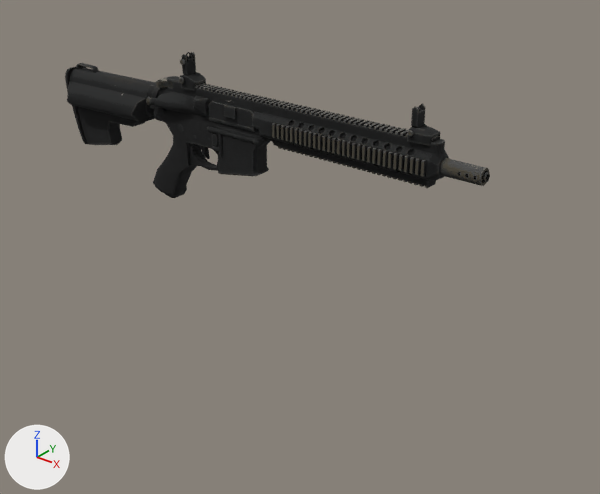
Renders of the glTF model public/assets/weapons/retro_rifle_arms.glb from each side of a commit.
One viewpoint serves both versions: a 50 mm lens placed at (103.5, -93.0, 54.2), pointed at (14.7, 17.9, -14.6). Arrows for +X, +Y and +Z are at lower left; the lights stay in place. The first picture is the older version. Where no turn or scale is listed for an object, it has been applied to the vertices. Vertices at exactly the same position are counted once.

Before the edit, the objects in view are built like this:
```python
ob_chargehandle_mesh = bpy.data.objects.new('ChargeHandle_Mesh', me_cube_005)
ob_chargehandle_mesh.location = (0.5, -1.6, -0.2)
ob_ejectioncover_mesh = bpy.data.objects.new('EjectionCover_Mesh', me_cube_003)
ob_ejectioncover_mesh.location = (0.5, -1.6, -0.2)
ob_fps_arms_mesh = bpy.data.objects.new('FPS_Arms_Mesh', me_circle_002)
ob_fps_arms_mesh.location = (0.0, 0.0, 0.0)
ob_fps_arms_mesh.rotation_euler = (0.0, 0.0, -1.571)  # degrees (0, 0, -90)
ob_fps_arms_mesh.scale = (0.01, 0.01, 0.01)
ob_main_mesh = bpy.data.objects.new('Main_Mesh', me_cube_013)
ob_main_mesh.location = (0.5, -1.6, -0.2)
ob_sights_mesh = bpy.data.objects.new('Sights_Mesh', me_cube_004)
ob_sights_mesh.location = (0.5, -1.6, -0.2)
ob_trigger_mesh = bpy.data.objects.new('Trigger_Mesh', me_cube_006)
ob_trigger_mesh.location = (0.5, -1.6, -0.2)
```
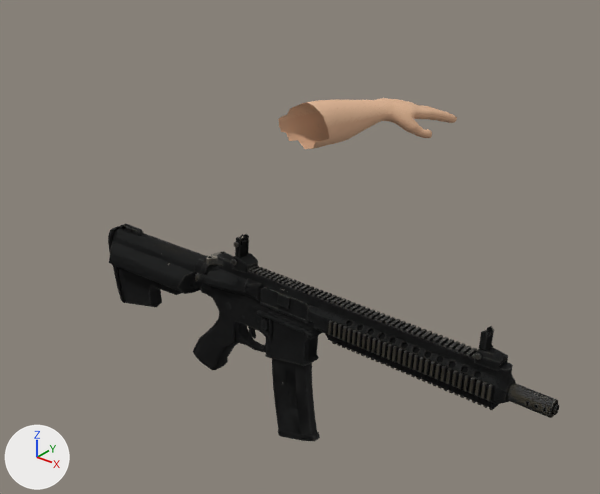
Where the change shows, as pixel boxes (x1, y1, x2, y2) in the pictures (600 x 494 px):
'ChargeHandle_Mesh', reshaped, moved, turned
    before: (156, 77, 173, 88)
    after: (108, 224, 559, 441)
'Main_Mesh', moved, turned (not visible afterwards)
    before: (65, 63, 490, 198)
'FPS_Arms_Mesh', rescaled (not visible before)
    after: (278, 98, 457, 149)
'Sights_Mesh', moved, turned (not visible afterwards)
    before: (179, 52, 440, 146)
'Magazine_Mesh', added
    after: (272, 359, 319, 440)
'EjectionCover_Mesh', moved, turned (not visible afterwards)
    before: (208, 101, 255, 132)
'Trigger_Mesh', moved, turned (not visible afterwards)
    before: (201, 146, 210, 159)
part 1 of me_cube_005, added
    after: (108, 224, 559, 441)

Patch to the scene script:
```diff
--- a/public/assets/weapons/retro_rifle_arms.glb.py
+++ b/public/assets/weapons/retro_rifle_arms.glb.py
@@ mat_rifle_01_mi_001 @@
+mat_rifle_01_mi_001 = principled_material('Rifle_01_MI.001')
+mat_rifle_01_mi_001.texture = img_rifle_01_albedo
+mat_rifle_01_mi_001.roughness = 1.0
@@ me_cube_005 @@
 # used by ob_chargehandle_mesh; location = (0.5, -1.6, -0.2)
-me_cube_005.from_pydata(...)  # 90 vertices, 180 faces; spans x 1.1..14.54, y -2.09..2.09, z 18.77..19.8
+me_cube_005.from_pydata(...)  # 4293 vertices, 7465 faces; spans x -22.96..60.02, y -3.98..3.98, z -7.01..24.93
+# me_cube_005 part 1: 4203 vertices added at x -22.96..60.02, y -3.98..3.98, z -7.01..24.93
 me_cube_005.materials.append(mat_rifle_01_mi)
@@ me_cube_019 @@
+me_cube_019.from_pydata(...)  # 151 vertices, 292 faces; spans x 14.8..24.4, y -1.7..2.2, z -7.0..14.6
+me_cube_019.materials.append(mat_rifle_01_mi_001)  # picture img_rifle_01_albedo
@@ ob_fps_arms_mesh @@
 ob_fps_arms_mesh.rotation_euler = (0.0, 0.0, -1.571)  # degrees (0, 0, -90)
-ob_fps_arms_mesh.scale = (0.01, 0.01, 0.01)
@@ ob_chargehandle_mesh @@
 ob_chargehandle_mesh = bpy.data.objects.new('ChargeHandle_Mesh', me_cube_005)
-ob_chargehandle_mesh.location = (0.5, -1.6, -0.2)
+ob_chargehandle_mesh.location = (15.8, -9.0, -25.3)
+ob_chargehandle_mesh.rotation_euler = (-0.0847, 0.0, 0.0)  # degrees (-4.9, 0, 0)
@@ ob_ejectioncover_mesh @@
 ob_ejectioncover_mesh = bpy.data.objects.new('EjectionCover_Mesh', me_cube_003)
-ob_ejectioncover_mesh.location = (0.5, -1.6, -0.2)
+ob_ejectioncover_mesh.location = (15.8, -9.0, -25.3)
+ob_ejectioncover_mesh.rotation_euler = (-0.0847, 0.0, 0.0)  # degrees (-4.9, 0, 0)
@@ ob_main_mesh @@
 ob_main_mesh = bpy.data.objects.new('Main_Mesh', me_cube_013)
-ob_main_mesh.location = (0.5, -1.6, -0.2)
+ob_main_mesh.location = (15.8, -9.0, -25.3)
+ob_main_mesh.rotation_euler = (-0.0847, 0.0, 0.0)  # degrees (-4.9, 0, 0)
@@ ob_sights_mesh @@
 ob_sights_mesh = bpy.data.objects.new('Sights_Mesh', me_cube_004)
-ob_sights_mesh.location = (0.5, -1.6, -0.2)
+ob_sights_mesh.location = (15.8, -9.0, -25.3)
+ob_sights_mesh.rotation_euler = (-0.0847, 0.0, 0.0)  # degrees (-4.9, 0, 0)
@@ ob_trigger_mesh @@
 ob_trigger_mesh = bpy.data.objects.new('Trigger_Mesh', me_cube_006)
-ob_trigger_mesh.location = (0.5, -1.6, -0.2)
+ob_trigger_mesh.location = (15.8, -9.0, -25.3)
+ob_trigger_mesh.rotation_euler = (-0.0847, 0.0, 0.0)  # degrees (-4.9, 0, 0)
@@ ob_magazine_mesh @@
+ob_magazine_mesh = bpy.data.objects.new('Magazine_Mesh', me_cube_019)
+ob_magazine_mesh.location = (15.8, -9.0, -25.3)
```
